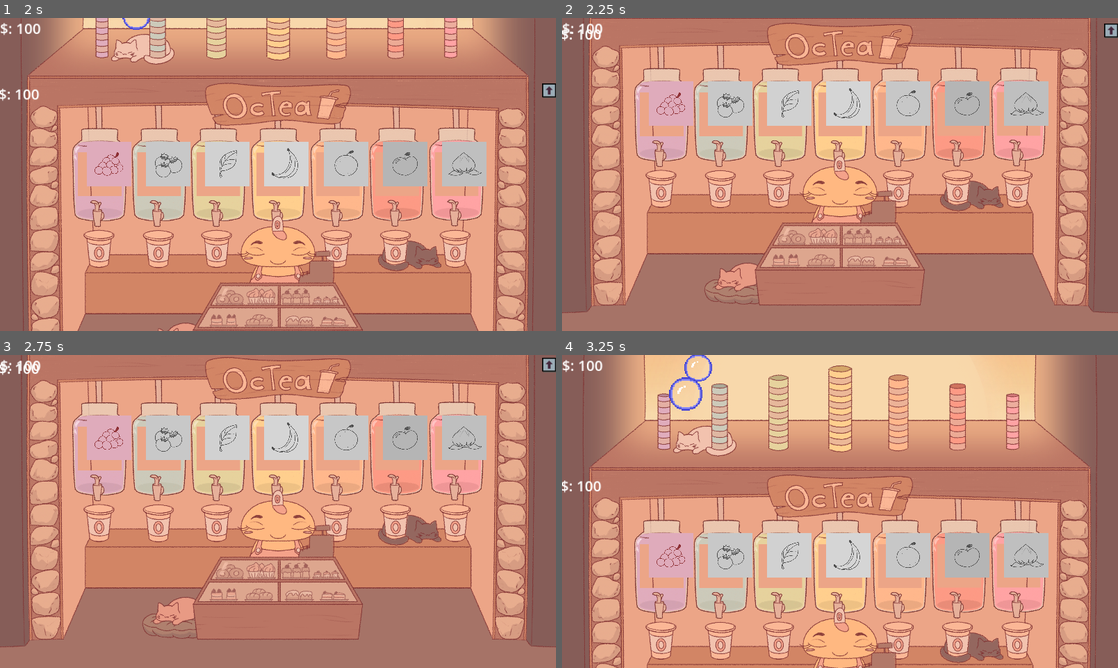
Above: before the commit, frames 1-4 (two rows, left to right).
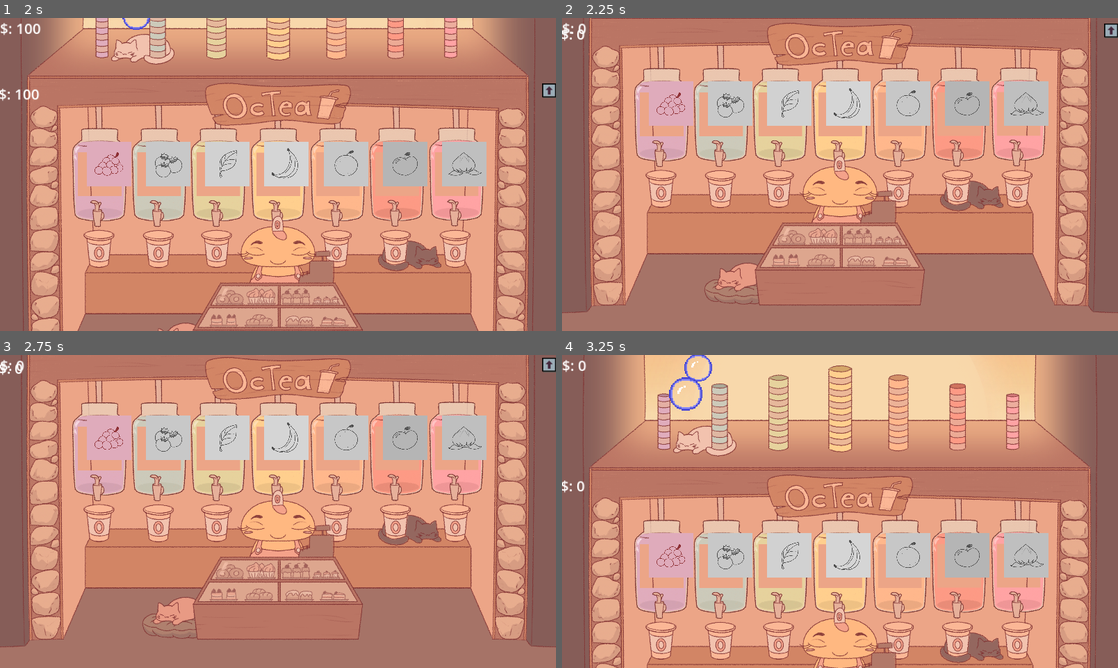
Above: after the commit, the same moments.

Repository: Spedinja/GGJ25
Game: Godot game, scene res://scenes/main_menu.tscn
The game is run twice, just before and just after one commit, with the same random seed, the same clock (stepped at 60 frames per second) and the same inputs.
Inputs (mouse positions are in pixels of both pictures, inside the frame that each line leads up to):
- Up to frame 1 (2 s): click "Start Game" at 0.5 s; click (550, 324) at 1.25 s
- Up to frame 2 (2.25 s): click (673, 165) at 2 s
- Up to frame 3 (2.75 s): no input
- Up to frame 4 (3.25 s): click (1112, 364) at 2.75 s

Frame 1 is identical in both runs. In frame 2, 0.2% of the frame differs, in the area x 2-8%, y 1-7%; in frame 3, 0.1%; in frame 4, 0.2%, in the area x 2-8%, y 1-44%.

Commit message:
money_changed moved to signalmanager and hooked up in upgrades

Diff:
--- a/scripts/bubble_area.gd
+++ b/scripts/bubble_area.gd
@@ -11,6 +11,7 @@
 	$SpawnArea/BubbleSpawn/BubbleSpawn_1.levelUp(1)
 	$BubbleArea_HUD/CurrentMoney_US.text = str("$: ", score)
 	$"../ShopArea/ShopArea_UI/CurrentMoney_LS".text = str("$: ", score)
+	SignalManager.money_changed.connect(on_money_changed)
 
 func _process(delta):
 	#accum_time += delta
@@ -38,7 +39,7 @@
 	if points > 0:
 		score += points
 	else:
-		score-= points
+		score+= points
 	$BubbleArea_HUD/CurrentMoney_US.text = str("$: ", score)
 	$"../ShopArea/ShopArea_UI/CurrentMoney_LS".text = str("$: ", score)
 
--- a/scripts/shopUpgrades.gd
+++ b/scripts/shopUpgrades.gd
@@ -18,8 +18,7 @@
 	if currentLvl <= maxLvl:
 		currentLvl += currentLvl
 		$"../../BubbleArea/SpawnArea/BubbleSpawn/BubbleSpawn_1".levelUp(currentLvl)
-		$"../../BubbleArea".cash_changed.emit((arrUpgradeCosts[0][arrCurrLevel[0]])*-1)
-		print((arrUpgradeCosts[0][arrCurrLevel[0]])*-1)
+		SignalManager.money_changed.emit((arrUpgradeCosts[0][arrCurrLevel[0]])*-1)
 
 func updateShop()-> void:
 	var tmpCounter = 0
--- a/scripts/signal_manager.gd
+++ b/scripts/signal_manager.gd
@@ -1,4 +1,4 @@
 extends Node
 
 signal bubble_popped(param)
-signal money_changed
+signal money_changed(value)
